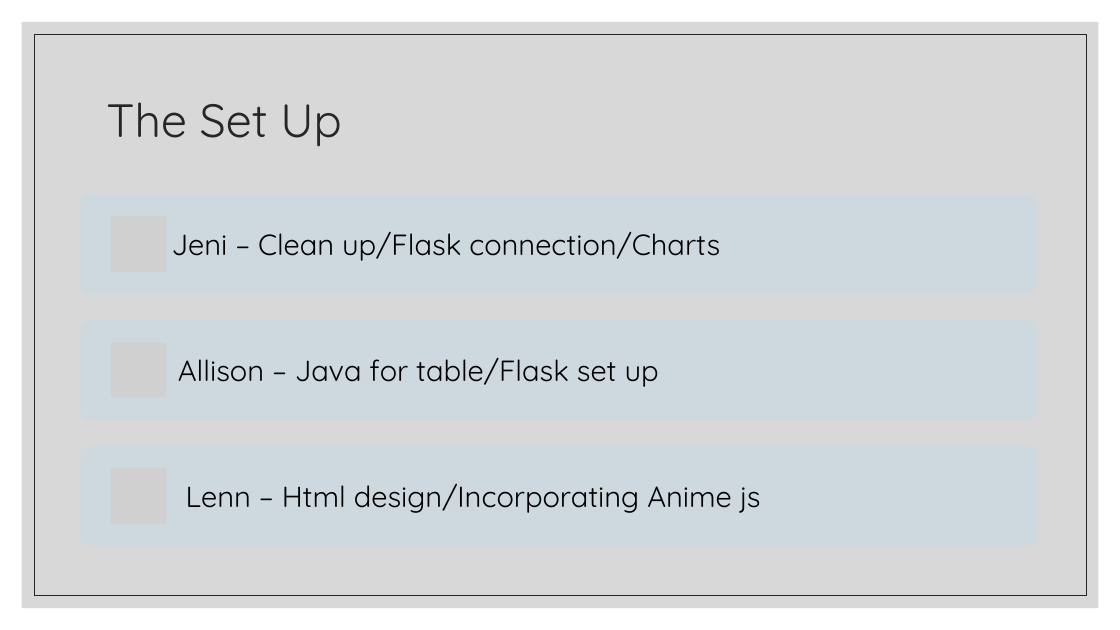
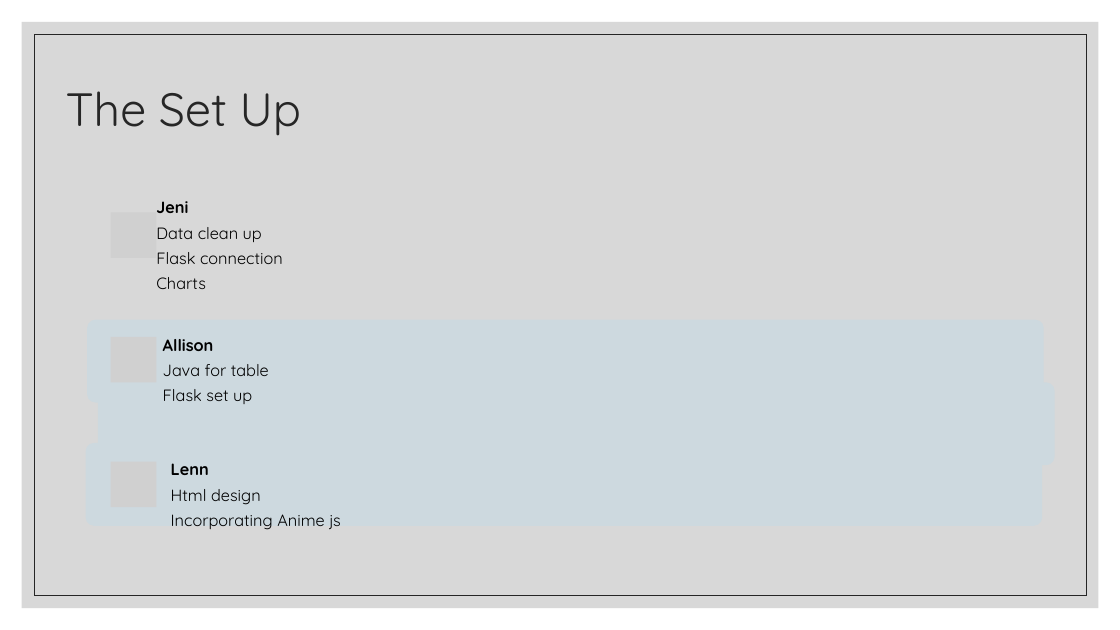
Before and after one commit to JeniLam/Spotify-Dashboard, a slide deck: slide 5 of gOGOGAGA.pptx. Drawn at 1120x630 pixels with LibreOffice and Linux fonts; fonts in the diff are those of the drawing; grey boxes stand for pictures. Boxes give left, top, right and bottom in pixels: in the first picture for what was removed or moved away, otherwise in the second. Text is boxed around its words. In the diff, an @@ line names an element or a change of style, - is before the commit and + after.

Commit message:
Adjusts table on tableData page

```diff
--- a/gOGOGAGA.pptx
+++ b/gOGOGAGA.pptx
@@ title "The Set Up": place and size @@
-title "The Set Up" at [106,102,341,147]
+title "The Set Up" at [66,91,301,136]
@@ text at [156,201,283,289]: text changed; size 25 to 14 pt @@
-Jeni – Clean up/Flask connection/Charts
+Jeni
+Data clean up
+Flask connection
+Charts
@@ picture: place and size @@
-picture at [111,217,166,272]
+picture at [111,213,156,258]
@@ rounded rectangle: place and size @@
-rounded rectangle at [81,320,1038,421]
+rounded rectangle at [87,320,1044,403]
@@ picture: place and size @@
-picture at [111,343,166,398]
+picture at [111,337,156,382]
@@ text at [163,339,269,404]: text changed; size 25 to 14 pt @@
-Allison – Java for table/Flask set up
+Allison
+Java for table
+Flask set up
@@ rounded rectangle: place and size @@
-rounded rectangle at [81,194,1038,295]
+rounded rectangle at [98,382,1055,465]
@@ rounded rectangle: place and size @@
-rounded rectangle at [81,445,1038,546]
+rounded rectangle at [86,443,1043,526]
@@ picture: place and size @@
-picture at [111,468,166,523]
+picture at [111,461,156,507]
@@ text at [171,463,341,530]: text changed; size 25 to 14 pt @@
-Lenn – Html design/Incorporating Anime js
+Lenn
+Html design
+Incorporating Anime js
```
Also in this commit, not shown: 1 other slide changed, 6 other files.
